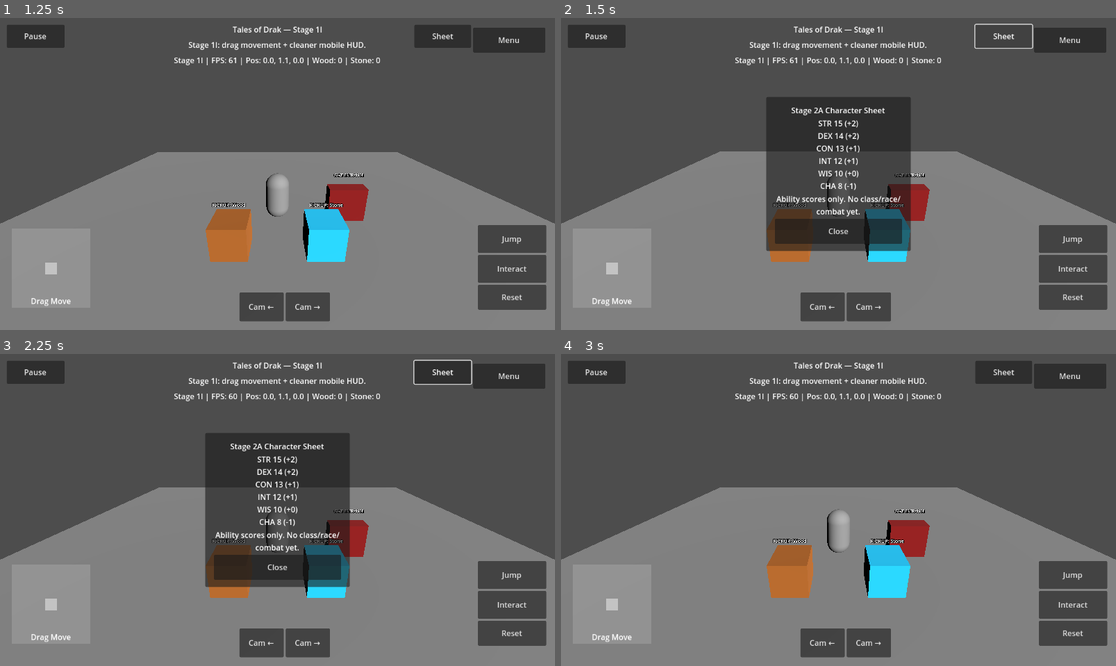
Above: before the commit, frames 1-4 (two rows, left to right).
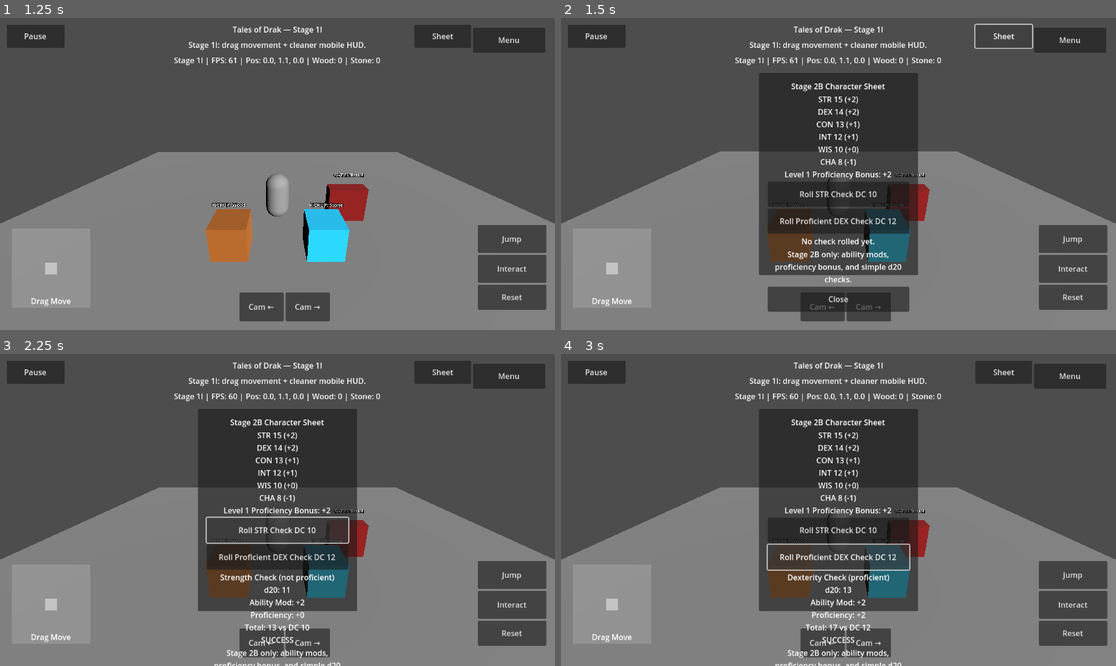
Above: after the commit, the same moments.

Repository: tristanvickery20/Tales-of-Drak-2.0
Game: Godot game, scene res://scenes/main_menu/main_menu.tscn
Same seed, same stepped clock (60 frames per second), same inputs: the game is played once before the commit and once after it.
Inputs (mouse positions are in pixels of both pictures, inside the frame that each line leads up to):
- Up to frame 1 (1.25 s): click "Start Game" at 0.5 s
- Up to frame 2 (1.5 s): click "Sheet" at 1.25 s
- Up to frame 3 (2.25 s): click (277, 528) at 2 s, where only the run after the commit has a clickable "Roll STR Check DC 10"
- Up to frame 4 (3 s): click (838, 556) at 2.75 s, where only the run after the commit has a clickable "Roll Proficient DEX Check DC …"

Frame 1 is identical in both runs. In frame 2, 12% of the frame differs, in the area x 35-65%, y 17-95%; in frame 3, 9.7%; in frame 4, 18%, in the area x 35-65%, y 17-100%.

Commit message:
Add Stage 2B d20 check test panel

Diff:
--- a/drak/ui/drak_character_sheet_overlay.gd
+++ b/drak/ui/drak_character_sheet_overlay.gd
@@ -1,12 +1,15 @@
 extends CanvasLayer
 
 const ABILITY_SCORES_SCRIPT := preload("res://drak/rules/drak_ability_scores.gd")
+const DICE_ROLLER_SCRIPT := preload("res://drak/rules/drak_dice_roller.gd")
 
 var _ability_scores: DrakAbilityScores = ABILITY_SCORES_SCRIPT.new()
+var _dice_roller: DrakDiceRoller = DICE_ROLLER_SCRIPT.new()
 var _root: Control
 var _sheet_button: Button
 var _sheet_panel: Panel
 var _sheet_text: Label
+var _check_result_text: Label
 var _last_scene: Node
 
 func _ready() -> void:
@@ -41,10 +44,10 @@
 	_sheet_panel = Panel.new()
 	_sheet_panel.name = "CharacterSheetPanel"
 	_sheet_panel.set_anchors_preset(Control.PRESET_CENTER)
-	_sheet_panel.offset_left = -150.0
-	_sheet_panel.offset_top = -160.0
-	_sheet_panel.offset_right = 150.0
-	_sheet_panel.offset_bottom = 160.0
+	_sheet_panel.offset_left = -165.0
+	_sheet_panel.offset_top = -210.0
+	_sheet_panel.offset_right = 165.0
+	_sheet_panel.offset_bottom = 210.0
 	_sheet_panel.visible = false
 	_root.add_child(_sheet_panel)
 
@@ -59,19 +62,39 @@
 
 	var title := Label.new()
 	title.name = "CharacterSheetTitle"
-	title.text = "Stage 2A Character Sheet"
+	title.text = "Stage 2B Character Sheet"
 	title.horizontal_alignment = HORIZONTAL_ALIGNMENT_CENTER
 	box.add_child(title)
 
 	_sheet_text = Label.new()
 	_sheet_text.name = "AbilityScoresText"
-	_sheet_text.text = _ability_scores.get_summary_text()
+	_sheet_text.text = _get_sheet_text()
 	_sheet_text.horizontal_alignment = HORIZONTAL_ALIGNMENT_CENTER
 	box.add_child(_sheet_text)
 
+	var roll_button := Button.new()
+	roll_button.name = "RollStrengthCheckButton"
+	roll_button.text = "Roll STR Check DC 10"
+	roll_button.custom_minimum_size = Vector2(260, 52)
+	roll_button.pressed.connect(_roll_strength_check)
+	box.add_child(roll_button)
+
+	var proficient_roll_button := Button.new()
+	proficient_roll_button.name = "RollProficientDexCheckButton"
+	proficient_roll_button.text = "Roll Proficient DEX Check DC 12"
+	proficient_roll_button.custom_minimum_size = Vector2(260, 52)
+	proficient_roll_button.pressed.connect(_roll_proficient_dex_check)
+	box.add_child(proficient_roll_button)
+
+	_check_result_text = Label.new()
+	_check_result_text.name = "CheckResultText"
+	_check_result_text.text = "No check rolled yet."
+	_check_result_text.horizontal_alignment = HORIZONTAL_ALIGNMENT_CENTER
+	box.add_child(_check_result_text)
+
 	var note := Label.new()
 	note.name = "CharacterSheetNote"
-	note.text = "Ability scores only. No class/race/combat yet."
+	note.text = "Stage 2B only: ability mods, proficiency bonus, and simple d20 checks."
 	note.autowrap_mode = TextServer.AUTOWRAP_WORD_SMART
 	note.horizontal_alignment = HORIZONTAL_ALIGNMENT_CENTER
 	box.add_child(note)
@@ -83,13 +106,27 @@
 	close_button.pressed.connect(_hide_sheet)
 	box.add_child(close_button)
 
+func _get_sheet_text() -> String:
+	return "%s\nLevel 1 Proficiency Bonus: +%d" % [
+		_ability_scores.get_summary_text(),
+		_dice_roller.get_proficiency_bonus(1),
+	]
+
 func _toggle_sheet() -> void:
 	_sheet_panel.visible = not _sheet_panel.visible
 	if _sheet_panel.visible:
-		_sheet_text.text = _ability_scores.get_summary_text()
+		_sheet_text.text = _get_sheet_text()
 
 func _hide_sheet() -> void:
 	_sheet_panel.visible = false
+
+func _roll_strength_check() -> void:
+	var result := _dice_roller.roll_ability_check("Strength", _ability_scores.get_strength_modifier(), 1, false, 10)
+	_check_result_text.text = _dice_roller.format_check_result(result)
+
+func _roll_proficient_dex_check() -> void:
+	var result := _dice_roller.roll_ability_check("Dexterity", _ability_scores.get_dexterity_modifier(), 1, true, 12)
+	_check_result_text.text = _dice_roller.format_check_result(result)
 
 func _update_visibility() -> void:
 	var scene := get_tree().current_scene
